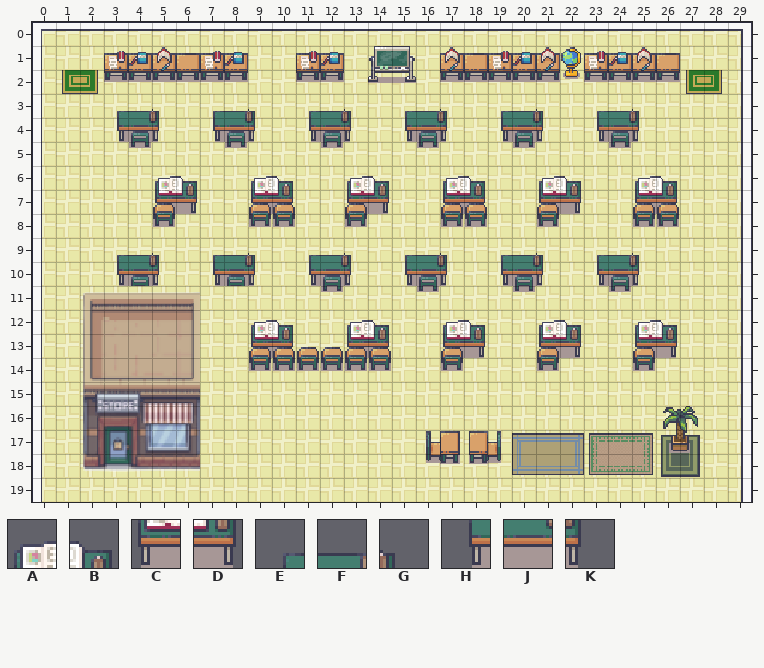
Two versions of a level (Tiled map, assets/classroom.tmx). The picture above was drawn from the file before the commit.
Cells are 16x16 px. Shown: x 0..29, y 0..19.
Key: from "Interiors_free_16x16": A 581, B 582, C 597, D 598, E 618, F 619, G 620, H 634, J 635, K 636.
_ is an empty cell.
Layers that did not change in this view are not listed.
Layer "圖塊層 2" before, first column x 3:
 6 __AB__AB__AB__AB__
 7 __CD__CD__CD__CD__
 8 __________________
 9 EFG_EFG_EFG_EFG_EF
10 HJK_HJK_HJK_HJK_HJ
11 __________________
12 ______AB__AB__AB__
13 ______CD__CD__CD__
14 __________________
15 __________________
16 __________________
17 __________________
18 __________________
19 __________________
The same view after the edit:
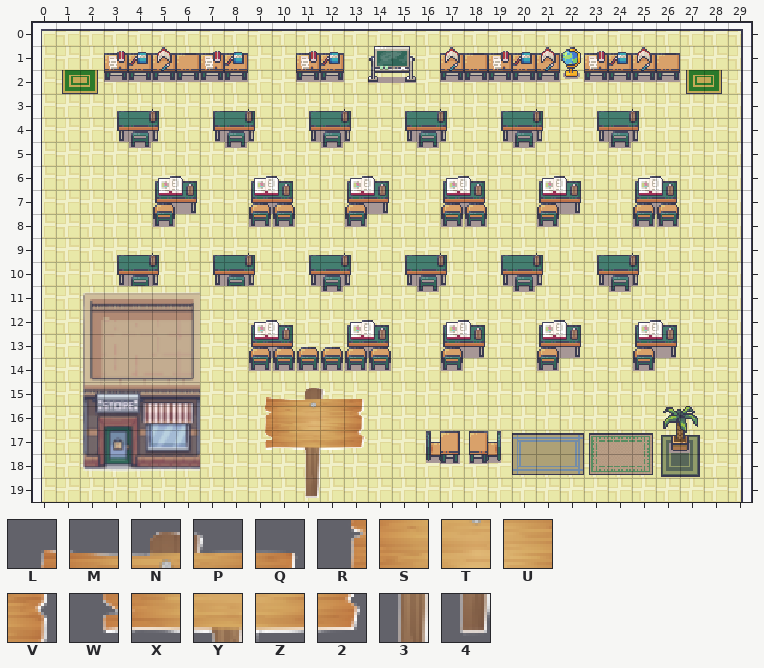
Further tiles: from "告示牌": L 0, M 1, N 2, P 3, Q 4, R 5, S 6, T 7, U 8, V 9, W 10, X 11, Y 12, Z 13, 2 14, 3 17, 4 22.
The exact change:
Layer "圖塊層 2":
y 15: x 9..13 _____ -> LMNPQ
y 16: x 9..13 _____ -> RSTUV
y 17: x 9..13 _____ -> WXYZ2
y 18: x 11 _ -> 3
y 19: x 11 _ -> 4
